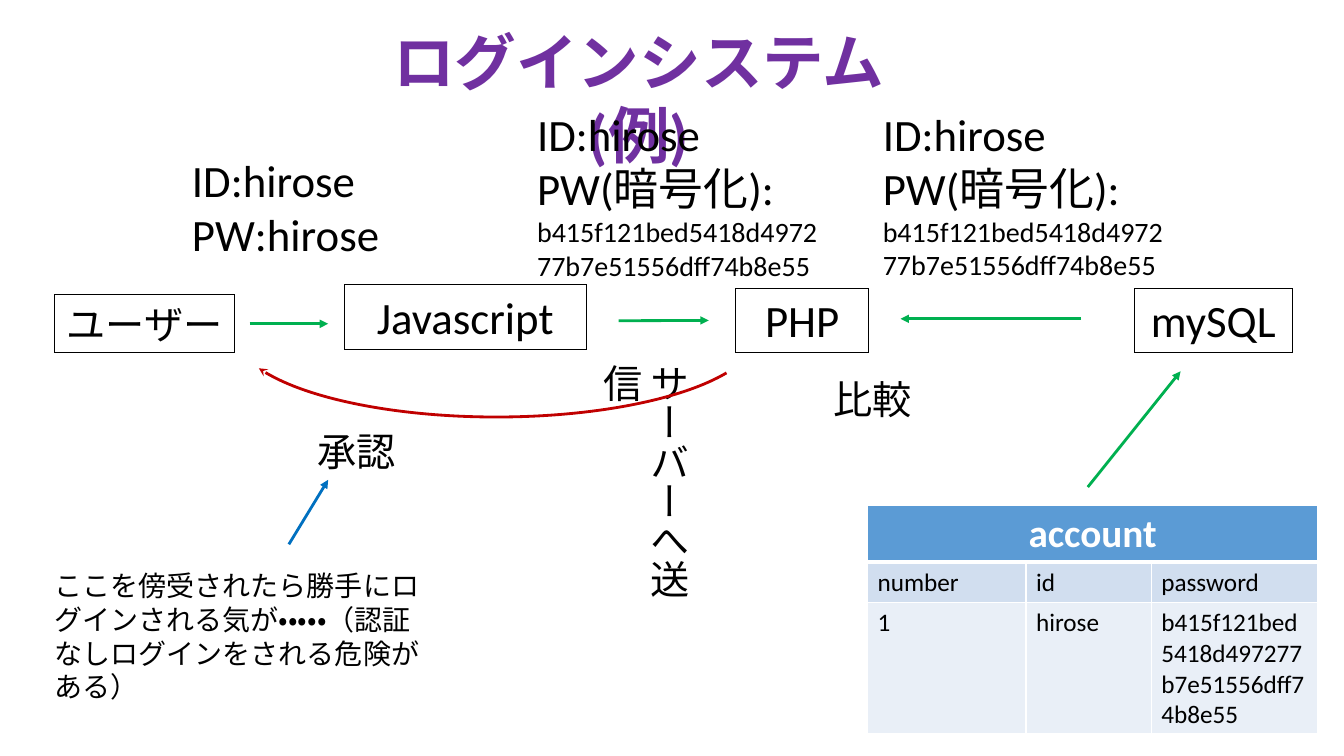
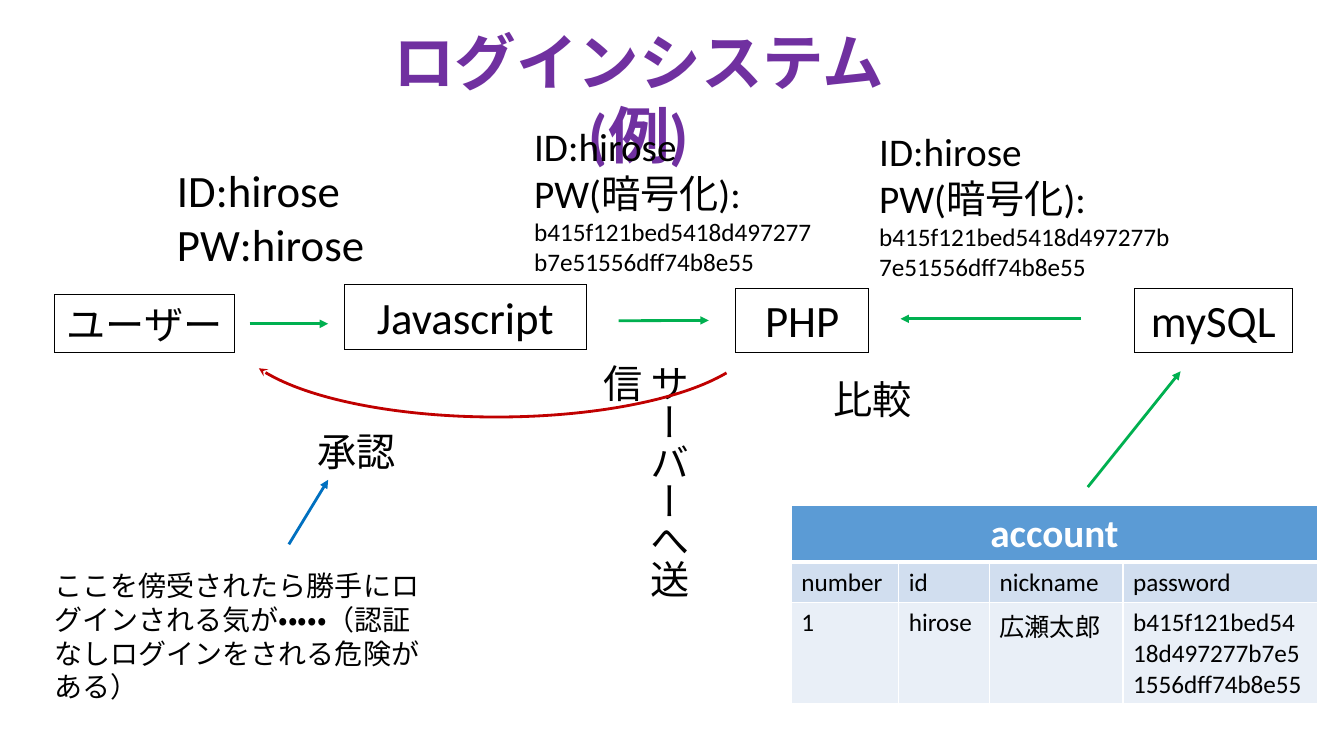
Before and after one commit to TakanoriOnuma/WebApplication, a slide deck: slide 5 of design/Webアプリケーションシステム.pptx. Drawn at 1344x756 pixels with LibreOffice and Linux fonts; fonts in the diff are those of the drawing. Boxes give left, top, right and bottom in pixels: in the first picture for what was removed or moved away, otherwise in the second. Text is boxed around its words. In the diff, an @@ line names an element or a change of style, - is before the commit and + after.

```diff
--- a/design/Webアプリケーションシステム.pptx
+++ b/design/Webアプリケーションシステム.pptx
@@ text "ID:hirose": place and size @@
-text "ID:hirose" at <box>537,114,774,211</box>
+text "ID:hirose" at <box>534,128,741,213</box>
@@ text "ID:hirose" at <box>534,128,741,213</box>: size 32 to 28 pt in "ID:hirose", "PW(暗号化):"; size 20 to 18 pt in "b415f121bed5418d497277b7e51556dff74b8e55" @@
@@ text "ID:hirose" at <box>879,138,1086,219</box>: size 32 to 28 pt in "ID:hirose", "PW(暗号化):"; size 20 to 18 pt in "b415f121bed5418d497277b7e51556dff74b8e55" @@
@@ text "ID:hirose": place and size @@
-text "ID:hirose" at <box>883,120,1120,211</box>
+text "ID:hirose" at <box>879,138,1086,219</box>
@@ text "ID:hirose": place and size @@
-text "ID:hirose" at <box>192,166,379,252</box>
+text "ID:hirose" at <box>177,176,364,262</box>
@@ table at <box>791,505,1319,704</box> @@
+column 3:  | nickname | 広瀬太郎
@@ table: place and size @@
-table at <box>868,505,1318,734</box>
+table at <box>791,505,1319,704</box>
```
Also in this commit, not shown: 2 other slides changed.
